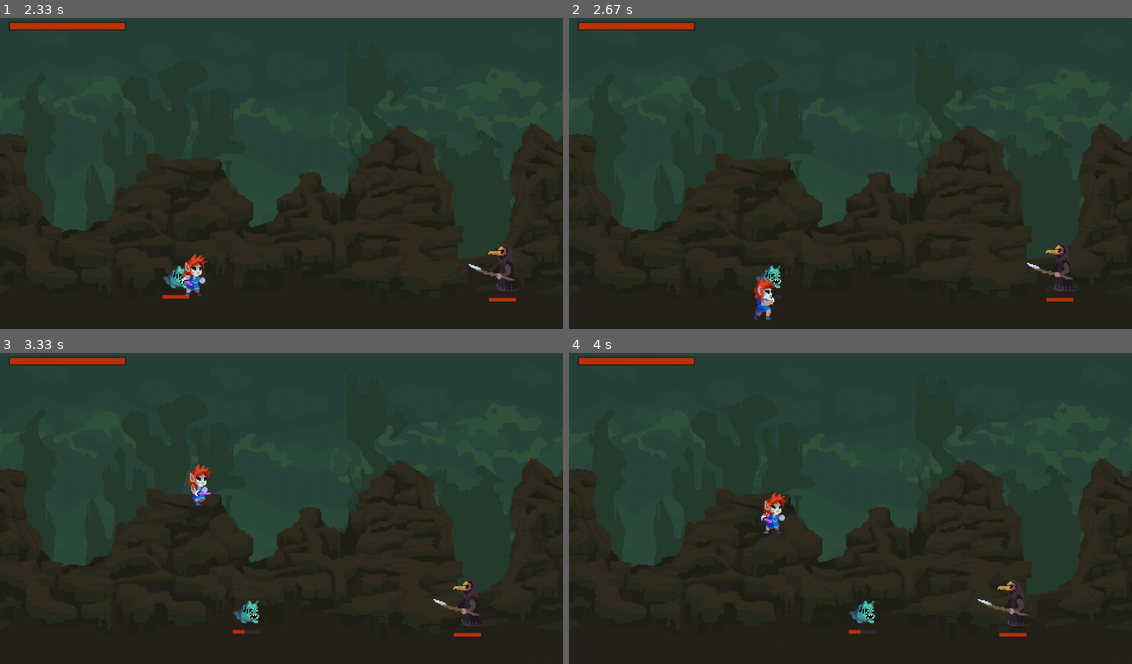
Above: before the commit, frames 1-4 (two rows, left to right).
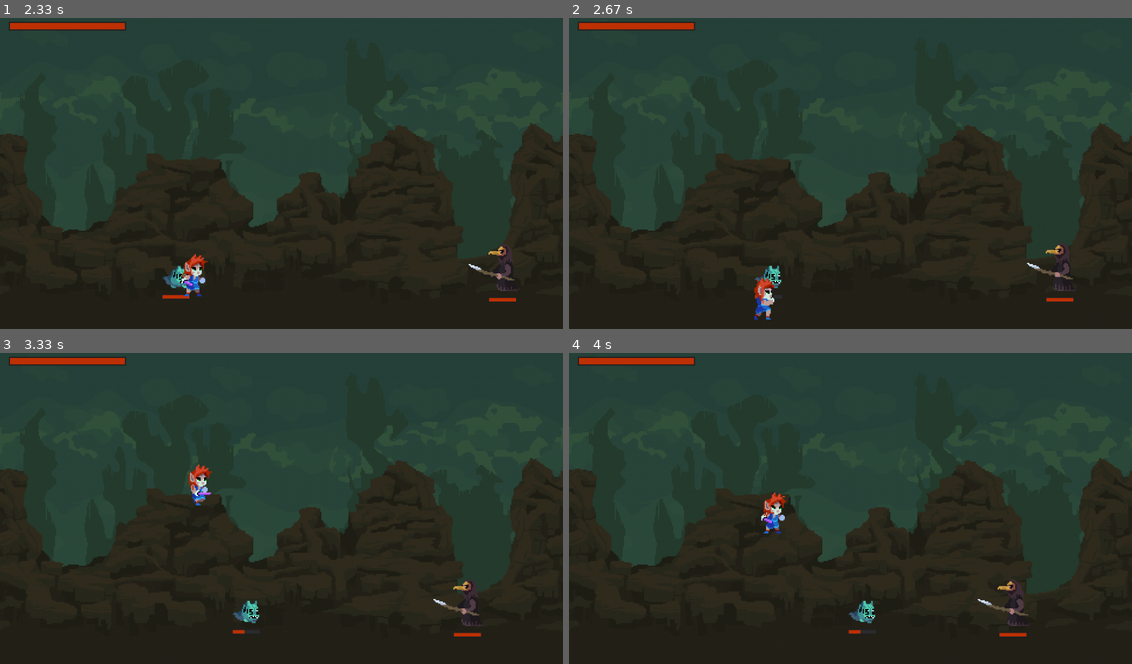
Above: after the commit, the same moments.

Repository: sabrunel/cavern-brawl-pygame
Game: pygame game, started from main.py
Two runs of this game, one before a commit and one after it. Both use one fixed random seed, a clock stepped at 60 frames per second and the inputs below.
Inputs:
- Up to frame 1 (2.33 s): tap P at 0.33 s; hold D 0.67-1.13 s; tap Space at 1.17, 1.57, 1.87 s
- Up to frame 2 (2.67 s): tap P at 2.33 s
- Up to frame 3 (3.33 s): tap Space at 2.73, 3.03, 3.23 s; tap D at 3.32 s
- Up to frame 4 (4 s): tap Space at 3.53, 3.8 s

Frame 1 is identical in both runs. In frame 2, less than 0.1% of the frame differs, in the area x 33-38%, y 79-87%; in frame 3, less than 0.1%; in frame 4, less than 0.1%, in the area x 49-55%, y 79-87%.

Commit message:
fix enemy hurt animation

Diff:
--- a/enemy.py
+++ b/enemy.py
@@ -19,6 +19,7 @@
         self.max_hp = enemy_info[self.name]["max_hp"]
         self.hp = self.max_hp
         self.damage = self.strength + random.randint(-4,4)
+        self.hit = False
 
         # Movement
         self.velocity = enemy_info[self.name]["velocity"]
@@ -40,12 +41,15 @@
             self.faces_right = True
 
     def set_status(self):
-        if self.alive:
+        if self.alive and not self.hit:
             if self.direction[0] != 0:
                 self.action = 'Run'
 
             else:
                 self.action = 'Idle'
+
+
+
 
     def run(self):
         self.hitbox.x += self.direction[0] * self.velocity
@@ -72,6 +76,11 @@
                 self.frame_index = len(self.animation_dict[self.action]) - 1
                 self.rect.size = (0,0)
                 self.hitbox.size = (0,0)
+
+            elif self.action == 'Hurt':
+                self.hit = False
+                self.frame_index = 0
+
             else:
                 self.frame_index = 0
 
--- a/fighter.py
+++ b/fighter.py
@@ -37,9 +37,9 @@
         self.rect = self.image.get_rect()
 
     def hurt(self):
-            self.action = 'Hurt' # switch to hurt action
-            self.frame_index = 0 # start at the beginning of the sequence
-            self.update_time = pygame.time.get_ticks()
+        self.action = 'Hurt' # switch to hurt action
+        self.frame_index = 0 # start at the beginning of the sequence
+        self.update_time = pygame.time.get_ticks()
 
     def death(self):
         self.action = 'Death' # switch to death action
--- a/player.py
+++ b/player.py
@@ -1,3 +1,4 @@
+from tkinter import E
 import pygame
 import random
 
@@ -22,7 +23,7 @@
 
         # Status
         self.is_jumping = False
-        self.is_attacking = False
+        self.attacking = False
         self.attack_time = 0
         self.attack_cooldown = 400
 
@@ -43,7 +44,7 @@
     def player_input(self, screen):
             keys = pygame.key.get_pressed()
 
-            if not self.is_attacking:
+            if not self.attacking:
 
                 if keys[pygame.K_d]:
                     self.direction[0] = 1
@@ -76,7 +77,7 @@
         else:
             self.action = 'Idle'
 
-        if self.is_attacking:
+        if self.attacking:
             self.action = 'Attack'
 
 
@@ -107,7 +108,7 @@
 
 
     def attack(self, screen):
-        self.is_attacking = True
+        self.attacking = True
         self.attack_time = pygame.time.get_ticks()
 
         for sprite in self.collision_groups:
@@ -124,13 +125,15 @@
                 # Run enemy hurt animation
                 else:
                     sprite.hurt()
+                    sprite.hit = True
+
 
         #pygame.draw.rect(screen, "green", self.attack_rect, 2)
 
 
     def cooldown(self):
          if pygame.time.get_ticks() - self.attack_time >= self.attack_cooldown:
-                self.is_attacking = False
+                self.attacking = False
 
 
     def animate(self):
